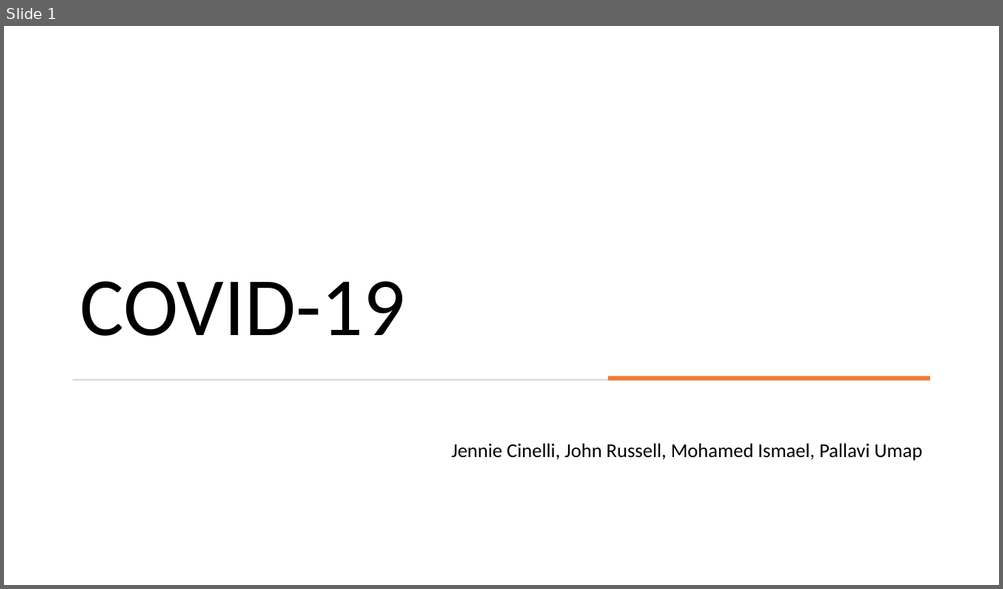
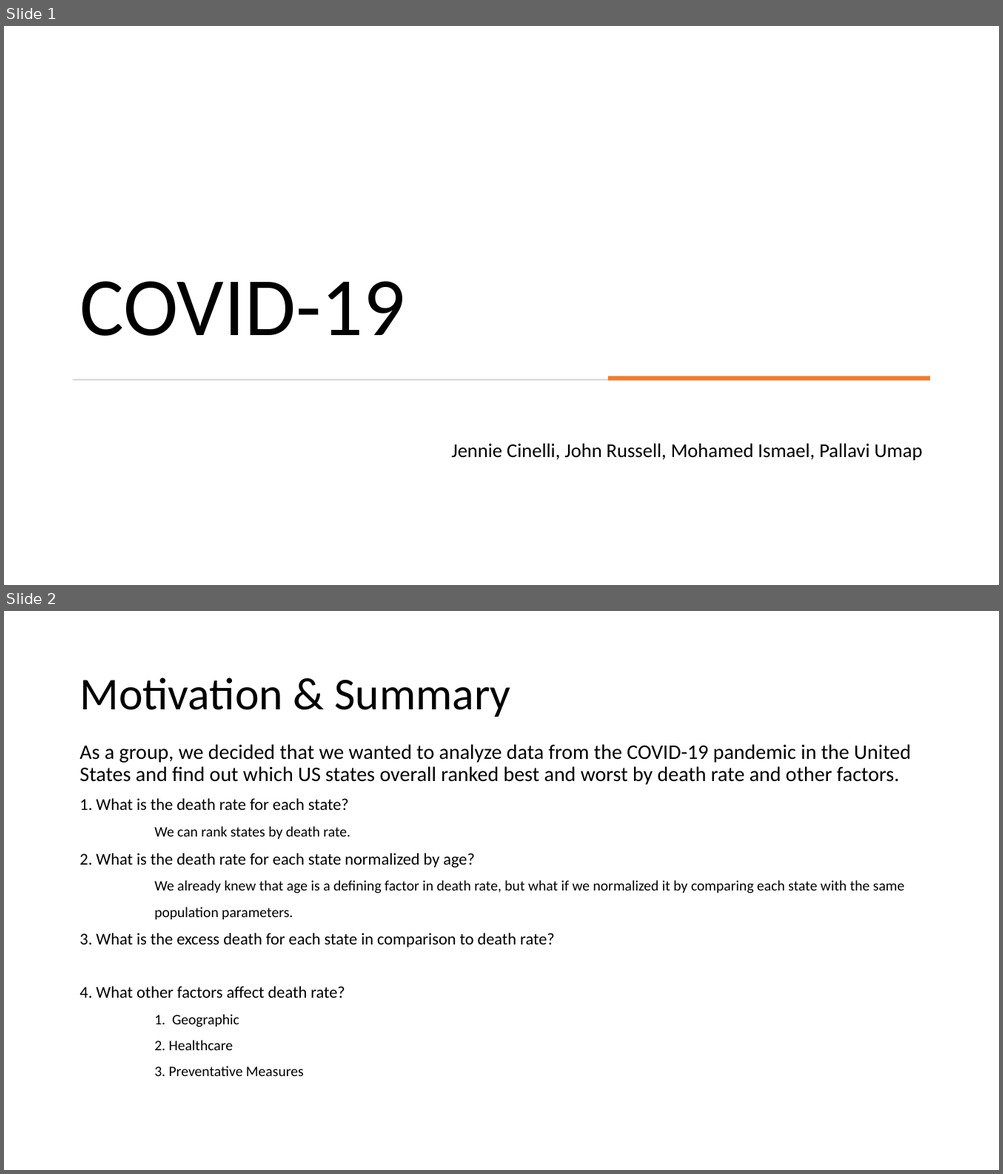
Before and after one commit to jenniecinelli/project_one, a slide deck: Folder0/Presentation.pptx. Shown one above the other, each under a label of ours: slide 1 before the commit, slides 1 and 2 after it. The pictures are 1003x589 and 1003x1174 pixels, drawn with LibreOffice and Linux fonts; fonts in the diff are those of the drawing. Boxes give left, top, right and bottom in pixels: in the first picture for what was removed or moved away, otherwise in the second. Text is boxed around its words. In the diff, an @@ line names an element or a change of style, - is before the commit and + after.

Commit message:
updated presentation

```diff
--- a/Folder0/Presentation.pptx
+++ b/Folder0/Presentation.pptx
@@ slide 2 added at (4,611,999,1170), background #FFFFFF @@
@@ title added at (79,678,511,717), 44 pt, text #000000 @@
+Motivation & Summary
@@ text added at (79,744,910,1076), 14 pt, text #000000 @@
+As a group, we decided that we wanted to analyze data from the COVID-19 pandemic in the United States and find out which US states overall ranked best and worst by death rate and other factors.
+1. What is the death rate for each state?
+We can rank states by death rate.
+2. What is the death rate for each state normalized by age?
+We already knew that age is a defining factor in death rate, but what if we normalized it by comparing each state with the same
+population parameters.
+3. What is the excess death for each state in comparison to death rate?
+4. What other factors affect death rate?
+1. Geographic
+2. Healthcare
+3. Preventative Measures
```
Also in this commit, not shown: 1 slide removed.
